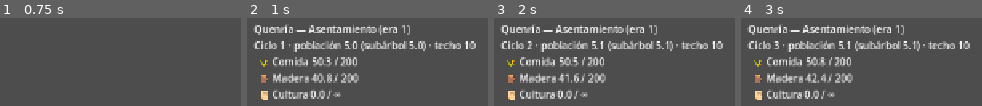
Above: before the commit, frames 1-4 (left to right).
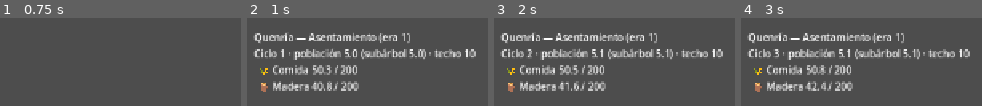
Above: after the commit, the same moments.

Repository: Henyckmazocker/ecumene
Game: Godot game, scene res://main/Main.tscn
The game is run twice, just before and just after one commit, with the same random seed, the same clock (stepped at 60 frames per second) and the same inputs.
Inputs:
- Up to frame 1 (0.75 s): tap Enter at 0.5 s
- Up to frame 2 (1 s): no input
- Up to frame 3 (2 s): tap Space at 1.25 s
- Up to frame 4 (3 s): tap Enter at 2.75 s

Frame 1 is identical in both runs. In frame 2, 27% of the frame differs, in the area x 2-96%, y 7-94%; in frame 3, 26%; in frame 4, 26%.

Commit message:
Arregla que cerrar el juego extinguiera el asentamiento
La eficiencia offline estaba aplicada como multiplicador de producción. El
consumo de comida por habitante no se escala —comer se come igual—, así que al
50 % la granja producía 0,15 por habitante contra 0,25 que se come: el techo
alimentario caía a cero y la población se extinguía por el mero hecho de haber
cerrado el juego. Visible en la primera partida real: población 2,9 y bajando
donde debía subir hacia 10.

Ahora la eficiencia recorta tiempo acreditado, no producción: ocho horas fuera
acreditan cuatro horas de simulación idéntica a la online. Es lo que "rinde la
mitad" quiere decir, y deja el contrato offline == online más fuerte, no más
débil.

El test que había codificaba el comportamiento equivocado (comparaba tick
online contra tick offline esperando menos producción); ahora comprueba que
volver de estar fuera da exactamente el mismo estado que simular ese tiempo, y
que el asentamiento ha crecido en vez de morirse.

Añade además un test del margen alimentario del reparto de partida: el modelo
tiene un acantilado inherente —si la producción por trabajador baja del consumo
por habitante con puestos libres, ninguna población es sostenible— y el margen
actual bajo eficiencia de gobernador es de solo el 2 %.

La UI dejaba de enseñar recursos que la escala no maneja (salía "Cultura 0.0"
en un asentamiento).

Co-Authored-By: Claude Opus 5 <noreply@anthropic.com>

Diff:
--- a/data/Content.gd
+++ b/data/Content.gd
@@ -50,6 +50,17 @@
 	if _building_index.is_empty():
 		_build_buildings()
 	return _building_index.get(id, -1)
+
+
+## Recursos que un nodo de este tier maneja (los suyos más los de todas las escalas por
+## debajo). La UI los usa para no enseñar recursos que el jugador aún no ha desbloqueado.
+static func goods_for_tier(tier_index: int) -> PackedInt32Array:
+	var out := PackedInt32Array()
+	for i in range(0, mini(tier_index + 1, TIER_COUNT)):
+		for good in tier(i).goods:
+			if not out.has(good):
+				out.append(good)
+	return out
 
 
 ## Índices de los edificios disponibles en un tier (incluye los de tiers inferiores).
--- a/main/Main.gd
+++ b/main/Main.gd
@@ -84,13 +84,16 @@
 		engine.state.cycle, node.pop, node.total_pop, node.housing(engine.params),
 	])
 	var caps := node.storage_caps(engine.params)
+	# Solo los recursos que esta escala maneja: un asentamiento no tiene por qué saber que
+	# la cultura existe. Los que ya se tienen se enseñan aunque la escala haya cambiado.
+	var visible := Content.goods_for_tier(node.tier)
 	for i in Goods.COUNT:
-		if node.stocks[i] <= 0.0 and caps[i] == engine.params.base_storage:
+		if not visible.has(i) and node.stocks[i] <= 0.0:
 			continue
 		lines.append("  %s %s %0.1f / %s" % [
 			Goods.ICONS[i], Goods.NAMES[i], node.stocks[i],
 			"∞" if caps[i] == INF else "%0.f" % caps[i],
 		])
 	if node.starving:
-		lines.append("  ⚠️ HAMBRUNA")
+		lines.append("  ⚠️ HAMBRUNA — la comida limita a %0.1f habitantes" % node.pop)
 	_label.text = "\n".join(lines)
--- a/project.godot
+++ b/project.godot
@@ -23,6 +23,10 @@
 window/stretch/aspect="expand"
 window/handheld/orientation=1
 
+[dotnet]
+
+project/assembly_name="Ecumene"
+
 [rendering]
 
 renderer/rendering_method="gl_compatibility"
--- a/sim/SimEngine.gd
+++ b/sim/SimEngine.gd
@@ -85,7 +85,7 @@
 	if state == null or dt <= 0.0:
 		return
 	var bonus := Ascension.bonuses(state)
-	var base := _modifiers(bonus, offline)
+	var base := _modifiers(bonus)
 	state.cycle += dt
 
 	# Orden determinista: nunca se itera el Dictionary de nodos directamente.
@@ -114,7 +114,15 @@
 	var bonus := Ascension.bonuses(state)
 	var cap := params.offline_cap_seconds + bonus.offline_cap_seconds
 	var credited := minf(elapsed_seconds, cap)
-	var cycles := credited / params.seconds_per_cycle
+
+	# La eficiencia offline escala **tiempo, no producción**. Escalarla como multiplicador de
+	# producción parece equivalente y no lo es: el consumo de comida por habitante no se
+	# escala (comer se come igual), así que al 50 % la granja producía menos de lo que come
+	# su propia gente y el techo alimentario caía a cero. Resultado: cerrar el juego
+	# extinguía el asentamiento. Acreditando la mitad del tiempo, la economía es idéntica a
+	# la online —solo hay menos de ella—, que es justo lo que "rinde la mitad" quiere decir.
+	var efficiency := minf(params.offline_efficiency + bonus.offline_rate, 1.0)
+	var cycles := credited * efficiency / params.seconds_per_cycle
 	if cycles <= 0.0:
 		return 0.0
 	tick(cycles, true)
@@ -124,15 +132,14 @@
 	return cycles
 
 
-func _modifiers(bonus: Ascension.Bonuses, offline: bool) -> Integrator.Modifiers:
+## Multiplicadores del legado. No hay variante offline: la ausencia se paga en tiempo
+## acreditado (ver `catch_up`), no tocando la economía.
+func _modifiers(bonus: Ascension.Bonuses) -> Integrator.Modifiers:
 	var mods := Integrator.Modifiers.new()
 	mods.production = bonus.production
 	mods.food = bonus.food
 	mods.growth = bonus.growth
 	mods.housing = bonus.housing
-	if offline:
-		var efficiency := minf(params.offline_efficiency + bonus.offline_rate, 1.0)
-		mods = mods.scaled(efficiency)
 	return mods
 
 
--- a/tools/economy_test.gd
+++ b/tools/economy_test.gd
@@ -12,11 +12,42 @@
 
 func _init() -> void:
 	var failures := 0
+	failures += _starting_margin()
 	failures += _managed_survives()
 	failures += _mismanaged_starves()
 	failures += _promotion_reachable()
 	failures += _nesting_ceiling()
 	TestUtil.finish(self, failures)
+
+
+## El reparto de partida tiene que sostenerse **incluso con el peaje de delegación**.
+##
+## Hay un acantilado inherente al modelo: mientras una granja tiene puestos libres, su
+## producción es proporcional a la población igual que el consumo, así que si la producción
+## por trabajador queda por debajo del consumo por habitante, **ninguna población es
+## sostenible** y el techo alimentario es 0, no un número pequeño. Con los valores actuales
+## el margen del reparto inicial bajo un gobernador es de apenas el 2 %: cualquier retoque a
+## la baja en la granja, o a la baja en `governor_efficiency`, extingue asentamientos recién
+## fundados. Este test es el que avisa.
+func _starting_margin() -> int:
+	var engine := TestUtil.make_engine(1)
+	var node := engine.state.root()
+	var mods := Integrator.Modifiers.none().scaled(engine.params.governor_efficiency)
+	var seg := Integrator.build_segment(node, engine.params, mods)
+
+	var shares := Integrator.job_shares(node)
+	var farm := Content.building_index("farm")
+	var per_worker := shares[farm] * Content.building(farm).produces[Goods.FOOD] \
+		* engine.params.governor_efficiency
+	var margin := per_worker / engine.params.food_per_pop - 1.0
+
+	return TestUtil.check(
+		seg.housing > 0.0,
+		"el reparto inicial se sostiene delegado: margen alimentario %+.1f %%" % (margin * 100.0),
+		"el reparto inicial NO se sostiene delegado (techo %0.2f, margen %+.1f %%): un " % [
+			seg.housing, margin * 100.0,
+		] + "asentamiento recién fundado y delegado se extingue solo"
+	)
 
 
 ## Un asentamiento delegado en un gobernador equilibrado tiene que prosperar 5.000 ciclos.
--- a/tools/offline_test.gd
+++ b/tools/offline_test.gd
@@ -69,30 +69,44 @@
 	)
 
 
-## El catch-up recorta por el tope de horas y aplica la penalización de eficiencia.
+## El catch-up recorta por el tope de horas y cobra la eficiencia **en tiempo acreditado**.
 func _cap_and_efficiency() -> int:
 	var failures := 0
 
 	var capped := TestUtil.make_engine(11)
-	var cap_cycles := capped.params.offline_cap_seconds / capped.params.seconds_per_cycle
-	var credited := capped.catch_up(capped.params.offline_cap_seconds * 10.0)
+	var p := capped.params
+	var expected := p.offline_cap_seconds * p.offline_efficiency / p.seconds_per_cycle
+	var credited := capped.catch_up(p.offline_cap_seconds * 10.0)
 	failures += TestUtil.check(
-		absf(credited - cap_cycles) < 1.0,
-		"tope offline: 10× el máximo se recorta a %0.f ciclos" % credited,
-		"el tope offline no recorta: %0.f ciclos acreditados" % credited
+		absf(credited - expected) < 1.0,
+		"tope offline: 10× el máximo acredita %0.f ciclos (24 h al 50 %%)" % credited,
+		"el tope offline acredita %0.f ciclos, se esperaban %0.f" % [credited, expected]
 	)
 
-	# Con eficiencia offline al 50 %, la producción tiene que quedarse corta frente al online.
-	# Se mide antes de que el almacén se llene: con los stocks a tope los dos dan lo mismo.
-	var online := TestUtil.make_engine(11)
-	var offline := TestUtil.make_engine(11)
-	online.tick(100.0, false)
-	offline.tick(100.0, true)
-	var on_wood := online.state.root().stocks[Goods.WOOD]
-	var off_wood := offline.state.root().stocks[Goods.WOOD]
+	# Estar fuera tiene que dar **menos mundo**, no un mundo distinto: la mitad de tiempo
+	# acreditado, con la misma economía. La regresión que esto fija era brutal — con la
+	# eficiencia aplicada a la producción, la granja rendía menos de lo que comía su gente,
+	# el techo alimentario caía a cero y cerrar el juego extinguía el asentamiento.
+	var away := TestUtil.make_engine(11)
+	var same := TestUtil.make_engine(11)
+	var seconds := 200.0 * away.params.seconds_per_cycle
+	away.catch_up(seconds)
+	same.tick(seconds * same.params.offline_efficiency / same.params.seconds_per_cycle)
+
+	var a := away.state.root()
+	var b := same.state.root()
 	failures += TestUtil.check(
-		off_wood < on_wood,
-		"penalización offline aplicada: madera %0.1f offline vs %0.1f online" % [off_wood, on_wood],
-		"la penalización offline no se aplica: %0.1f vs %0.1f" % [off_wood, on_wood]
+		TestUtil.rel_error(a.pop, b.pop) <= TOLERANCE,
+		"el offline es tiempo, no otra economía: pob %.4f == %.4f" % [a.pop, b.pop],
+		"volver de estar fuera da un estado distinto a simular ese tiempo: %.4f vs %.4f" % [
+			a.pop, b.pop,
+		]
+	)
+	failures += TestUtil.check(
+		a.pop > away.params.initial_pop and not a.starving,
+		"tras 200 ciclos fuera el asentamiento ha crecido a %.2f hab, sin hambruna" % a.pop,
+		"tras estar fuera el asentamiento se ha ido a %.3f hab (hambruna=%s)" % [
+			a.pop, a.starving,
+		]
 	)
 	return failures
